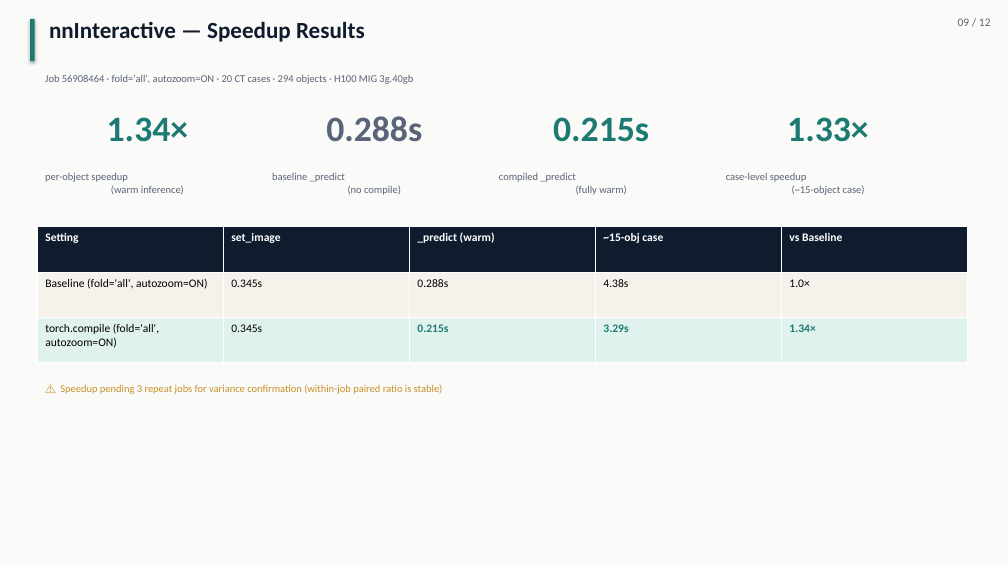
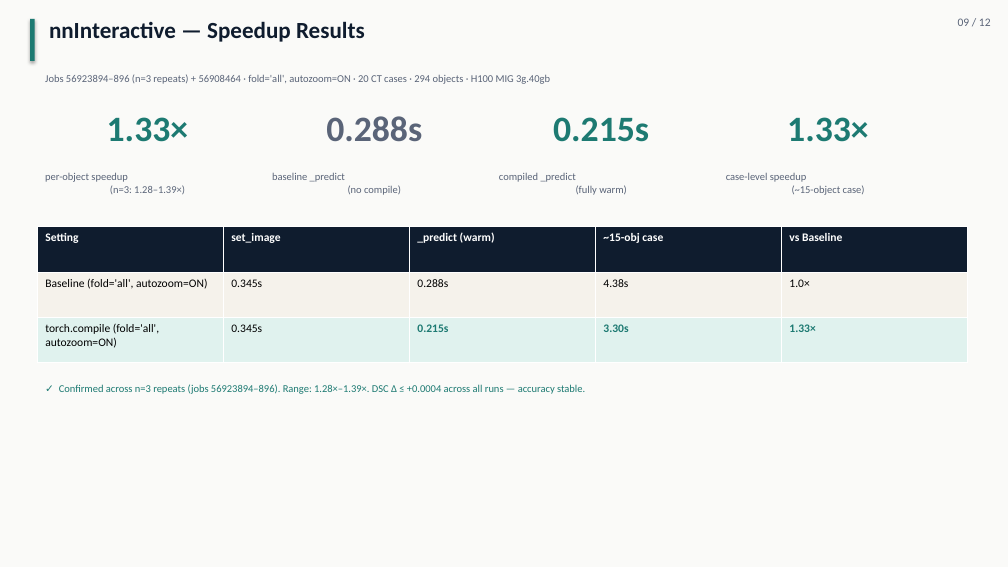
Before and after one commit to pentaexe/VoxTell-main, a slide deck: slide 9 of slides.pptx. Drawn at 1008x567 pixels with LibreOffice and Linux fonts; fonts in the diff are those of the drawing. Boxes give left, top, right and bottom in pixels: in the first picture for what was removed or moved away, otherwise in the second. Text is boxed around its words. In the diff, an @@ line names an element or a change of style, - is before the commit and + after.

Commit message:
Confirm 1.33x speedup (n=3), correct break-even, fix VoxTell H100 env
nnInteractive repeats 56923894-896: 1.39x/1.28x/1.32x, mean 1.33x.
DSC delta <= +0.0004 across all runs. DRAFT watermark removed.

Break-even corrected: 71.4s /scratch cold-start / 0.0706s mean gain
= ~69 cases (was 22 from /tmp lower bound — now using production figure).

fair_benchmark_h100.sh: switch to voxtell env (nninteractive lacks
transformers). User must verify env name with ls /scratch/brianx7/envs/.

```diff
--- a/slides.pptx
+++ b/slides.pptx
@@ text at [45,74,550,84]: text changed @@
-Job 56908464 · fold='all', autozoom=ON · 20 CT cases · 294 objects · H100 MIG 3g.40gb
+Jobs 56923894–896 (n=3 repeats) + 56908464 · fold='all', autozoom=ON · 20 CT cases · 294 objects · H100 MIG 3g.40gb
@@ text at [107,117,188,142]: text changed @@
-1.34×
+1.33×
@@ text at [45,172,185,194]: text changed @@
-per-object speedup
-(warm inference)
+per-object speedup
+(n=3: 1.28–1.39×)
@@ table at [38,227,968,363] @@
-row 3, column 4: 3.29s
+row 3, column 4: 3.30s
-row 3, column 5: 1.34×
+row 3, column 5: 1.33×
@@ text at [59,384,585,394]: text changed; text colour #C8912B to #1D7A72 @@
-⚠ Speedup pending 3 repeat jobs for variance confirmation (within-job paired ratio is stable)
+✓ Confirmed across n=3 repeats (jobs 56923894–896). Range: 1.28×–1.39×. DSC Δ ≤ +0.0004 across all runs — accuracy stable.
```
Also in this commit, not shown: 3 other slides changed, 3 other files.
